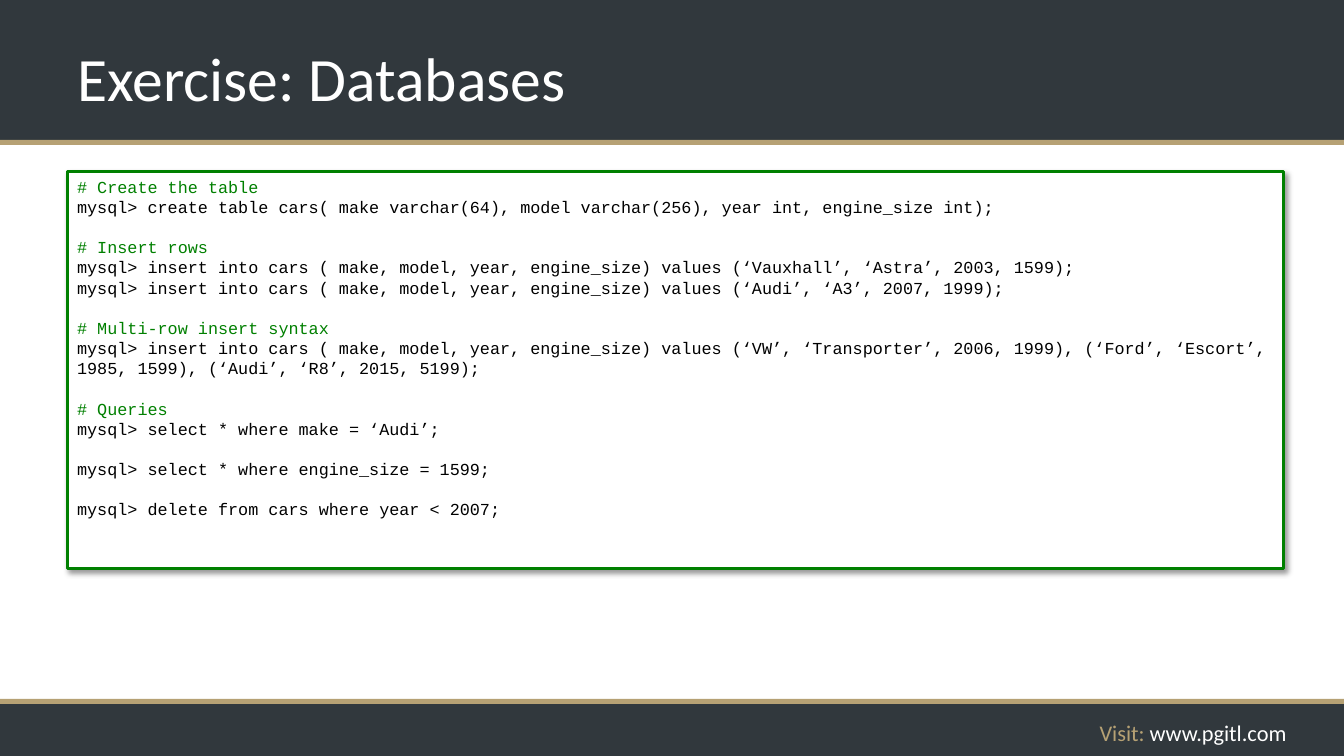
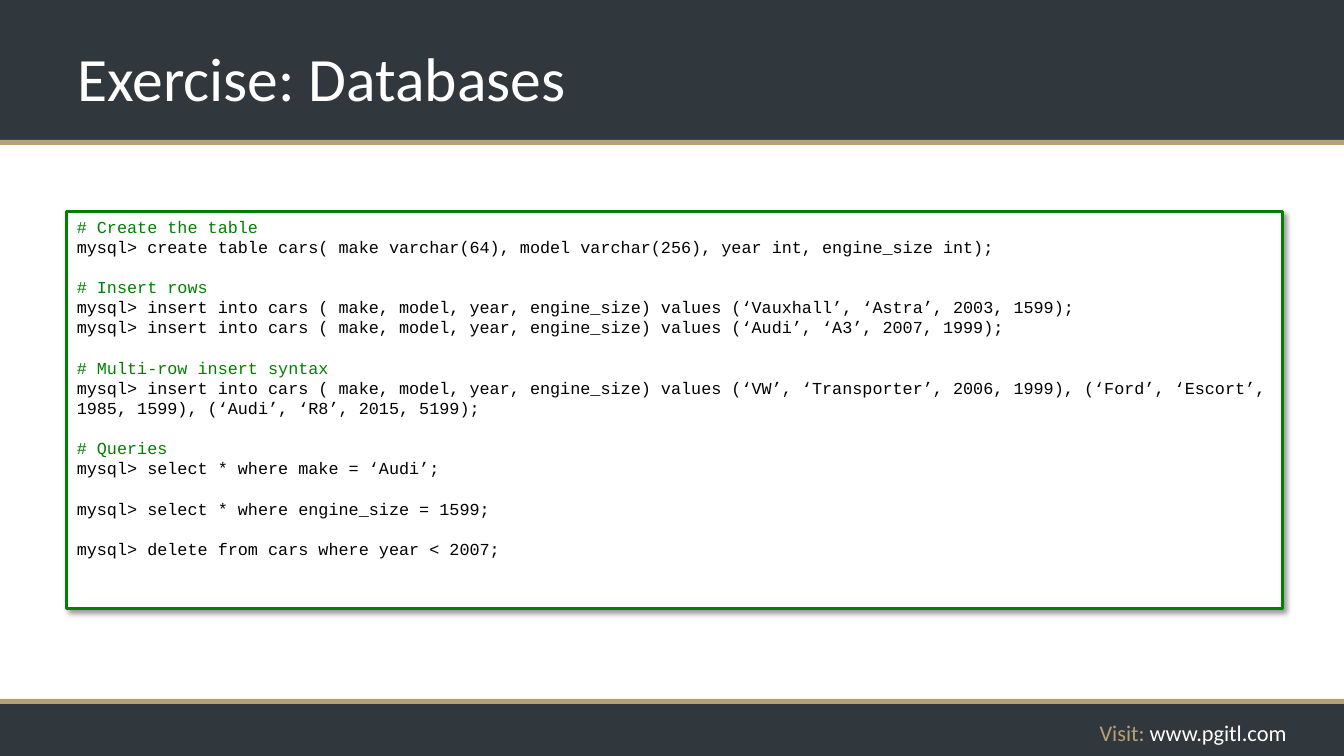
Before and after one commit to rikkouri/project-a, a slide deck: slide 199 of Programming Foundations.pptx. Drawn at 1344x756 pixels with LibreOffice and Linux fonts; fonts in the diff are those of the drawing; background and template pictures are left out. Boxes give left, top, right and bottom in pixels: in the first picture for what was removed or moved away, otherwise in the second. Text is boxed around its words. In the diff, an @@ line names an element or a change of style, - is before the commit and + after.

Commit message:
More code box alignment corrections

```diff
--- a/Programming Foundations.pptx
+++ b/Programming Foundations.pptx
@@ rectangle "# Create the table": place and size @@
-rectangle "# Create the table" at [68, 171, 1284, 569]
+rectangle "# Create the table" at [67, 212, 1282, 609]
```
Also in this commit, not shown: 13 other slides changed.
